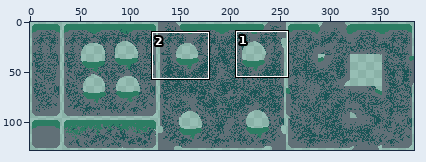
One commit to this sprite sheet: Art/Images/tilemap_1.png. The picture above shows the old version from afar; the outline marks the close-up.
Close-up. Before the commit:
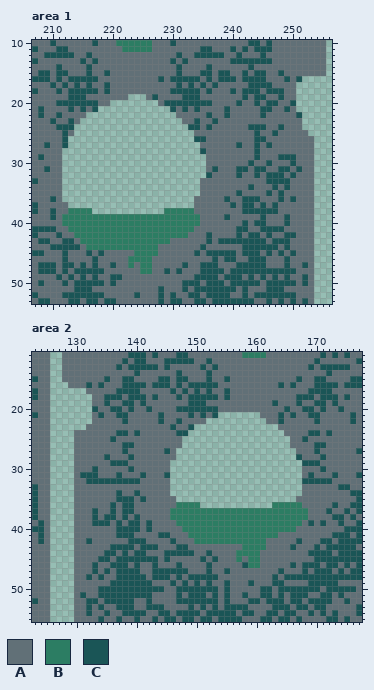
The file is 384x128 pixels. Shown: area 1: x 207..256, y 10..53; area 2: x 123..177, y 11..55. The commit also changed other parts of the picture, which this record leaves out.
Palette (. is transparent): A #617077  B #2c7d63  C #1a5556
Pixels before, area 1, first column x 207:
10 AAACAAAAAACAAABBBBBBAAACAAAAAAAAAAAACCACAAAAAAAAA
11 CAAACCAAAAAAAAABBBBBAAAAAAAACCAAACACACCCAAAAAAAAA
12 AACCCCCAACAAAAAAAAAAAAAACAACCCCCAACAAACAAAAAAAAAA
13 CAAAAAAACACAAAAAAAAAAAACACAAAAAAACCCCCCCAAAAAAAAA
14 AAAACAAAACAAAAAAAAAAAAAACAAAACAAAAAACAAAAAAAAAAAA
15 ACCACCAAACAACAAAAAAAAAAACAAACCACCAACACCAACAAAAAAA
16 CCCACACCCCCAAAAAAAAAACACCCCCACACCCACCCCAAACAC....
17 AAACACACACAACAAAAAAAAAAACACACACAAAAACCCCAAAA.....
18 CAAACACCCCCACAAAAAAAAAACCCCCACAAACACCCACCCAA.....
19 AAAAAACCCAAAAAAA...ACAAAACCCAAAAAAACACCAACAA.....
20 AAAACCCCCCCAA........ACCCCCCCCAAAACAACACCAAC.....
21 ACAAAACACAC............CACACAAAACAAAAACCAACA.....
22 ACAACAAAA...............AAAAACAACAAAAACAAAAAC....
23 AAACAACA.................AACAACAAAAAAAAAAAAAA....
24 AAAACCC...................CCACAAAAAACCCAACAAA....
25 AAAAACA....................AAAAAAAAAACAACAAAAA...
26 AAAAAC.....................CCAAAAAAAACCAAAAAAAA..
27 AACAAC......................AAAAAACAACACAAAAAAA..
28 AAAAA.......................CAAAAAAAACAAAAAAAAA..
29 ACAAA........................AAAAAAAACAAACCCAAA..
30 AAAAA........................AAAAAAACAACAAACAAA..
31 AACAA........................ACAAACCACCAACCACAA..
32 AAAAA........................CAAAACAACACCCACAAA..
33 CAAAA.......................AAAAAAAAAAACCCCAAAA..
34 AAAAA.......................AAAAAAAACAAACACAAAA..
35 AAAAA.......................AAAAAACAAAACACAAAAA..
36 AAACA......................AAAAACAACCCAAACACAAA..
37 CAAAAA.....................AAAAAACACCACACAAAAAA..
38 CAACAABBBB............BBBBBAAAAAAAACCCCCCAAAAAA..
39 AAACABBBBBBBBBBBBBBBBBBBBBBBAAAACAAAAACAAACAAAA..
40 AAAAABBBBBBBBBBBBBBBBBBBBBBBAAAAAAACACCAAACAAAA..
41 CCCCAABBBBBBBBBBBBBBBBBBBBBAAAAAAACCAACCCCAAAAA..
42 CAAACAABBBBBBBBBBBBBBBBBBBAAACAAAACACCACAACCAAA..
43 ACCAACCABBBBBBBBBBBBBBBAAAAAACACCCCCCCCACCCAAAA..
44 AAACCCCCABBBBBBBBBBBBAAAAAAACAAAAAACCCCCCACAAAA..
45 CCAAACAAACACAAAAABBBBAAAAAACACCCCCACCCACACACAAA..
46 AAAAACAAAACAAAAABBBBAAAAAAAAAACACCAACCCAAACAAAA..
47 ACCCACCACACAACAABABBAAAAACAACCCAAACCCCCAAACAACA..
48 ACCCACACCCCCAAAAAABBAACACAAACCCCACCCCCCCCCCCAAA..
49 AAAACACACACAACCAAAAAAAAAAAACCCCACCCACACACACAACA..
50 ACAAACACCCCCACAAAAAAAAAAACCCACCCACCCCCACCCCCACA..
51 AAAAAAACCCAAAAAAAAAAACAAACACCCCCCCACAAACCCAAAAA..
52 CAAAACCCCCCCAAAAACAAACACAACCACCCCAACACCCCCCCAAA..
53 ACCAAACCACCACCAAAAAAACACCAACCACCCCCCCAACACACACA..
Pixels before, area 2 (only the part around the change), first column x 123:
11 AAA..AAAAAAAAAAACCCACAAACCAAAAAAAAABBBBAAAAAAAAACACACAA
12 AAA..AAAAAAAAAACACCAAACCCCCAACAAAAAAAAAAAAAAAAACAAAAAAC
13 AAA..AAAAAAAAACACCCCCACAAAAACACAAAAAAAAAAAAAAACACCCCCAA
14 AAA..AAAAAAAAAAAACAAAAAACAAAACAAAAAAAAAAAAAAAAAAACAAAAA
15 CAA..AAAAAAACAACCAAAACCACCAAACAACAAAAAAAAAAACAACCAAAACC
16 AAA...AAACACAAACCCCACCCACACCCCCAAAAAAAAAACACAAACCCCACCC
17 CAA......AAAAACCCCAAAAACACACACAACAAAAAAAAAAAAACCCCAAAAA
18 CAA.......AACCCACCCACAAACACCCCCACAAAAAAAAAAACCCACCCACAA
19 AAA.......AACAACCACAAAAAAACCCAAAAAAAAAAACAAACAACCACAAAA
20 AAA.......CAACCACAACAAAACCCCCCCAAAAAAAAAAACAACCACAACAAA
21 CAA.......ACAACCAAAAACAAAACACAC.......AAACACAACCAAAAACA
22 AAA.......AAAAACAAAAACAACAAAA..........AACAAAAACAAAAACA
23 AAA......AAAAAAAAAAAAAACAAC..............AAAAAAAAAAAAAA
24 AAA....AAAAAAACCACAAAAAACC................AAAACCACAAAAA
25 AAA....AAAAAACAAAAAAAAAAA..................AACAAAAAAAAA
26 AAA....AAAAAAAACCAAAAAAAA..................AAAACCAAAAAA
27 AAA....AAAAAAAACAAAAAACA....................AAACAAAAAAC
28 AAA....AAAAACAAACAAAAAAA....................CAAACAAAAAA
29 AAA....AAAAAACCCAAAAAAA......................CCCAAAAAAA
30 AAA....AAACAAAAACAAAAAA......................AAACAAAAAA
31 AAA....ACCCAAACAAACAAAC......................ACAAACAAAC
32 AAA....AACCCCCCCCCAAAAA......................CCCCCAAAAA
33 CAA....AAAAAAAAAAAAAAAA......................AAAAAACCAA
34 CAA....AAAAAAACAACAAAAA......................AAAAAAAACC
35 CAA....AAAAAAACCCACAAAAA....................AAAAAAAAAAC
36 CAA....AAAAAACACCAAAAAAABBBB............BBBBBAAAAACAACC
37 CAA....AAACAACACCAAAAAABBBBBBBBBBBBBBBBBBBBBBBAAACAACAC
38 CAA....AAACACCACACAAAAABBBBBBBBBBBBBBBBBBBBBBBAAAACCACA
39 ACA....AAACCCACACCACAAAABBBBBBBBBBBBBBBBBBBBBACACAACAAC
40 CCA....AAAAAAACCCCACAAAAABBBBBBBBBBBBBBBBBBBAAAAAAAACCC
41 ACA....AAAAAAACCCAAAACCAAABBBBBBBBBBBBBBBAAAAAAAAACCCAC
42 ACA....AACAAAAAACCCAAAACAAABBBBBBBBBBBBAAAAACAAACCACCCC
43 AAA....AAAAAACCCCACCCAAACCAAAAAAAAABBBBAAAACAAACACCCCCA
44 AAA....AAAAACCACACCAAACCCCCAACAAAABBBBAAAAAAAACCCCACCCC
45 AAA....AAAACCACCCCCCCACAAAAACACAAABABBAAAAAAAAACCCCCCCC
46 AAA....AAACAACCCACAACAAACAAAACAAAAACBBAAAAACACCCACCACAC
47 AAA....AAACACACCCCAACCCCCCAAACAACAAAAAAAACAAACACCCACACC
48 AAA....AACACAACCCCCACCCACACCCCCAAAAAAAAACACCCCCCCCCCCCC
49 AAA....AAAAAACCCCCCCAAACACACACAACAAACAAACCAAAACCCCCAAAA
50 AAA....AAAACCCCCCCCCCCAACCCCCCCACAAAAACCACCCCCCCACCCCCA
51 AAA....ACAACCCCCCCCCAAAACACCCACACAACAACCACACCCAACCACAAA
52 CAA....AACCACCCCCAACAAAACCCCCCCACAAACCACCCACCACCCCAACAA
53 AAA....AACACAACCCAACCCAAAACACACACCCCAAAACCCACCACCAAAAAC
54 AAA....AACAACAACCCCAACCACCCCACCCCCACCAACCACCAACACACAAAC
New version:
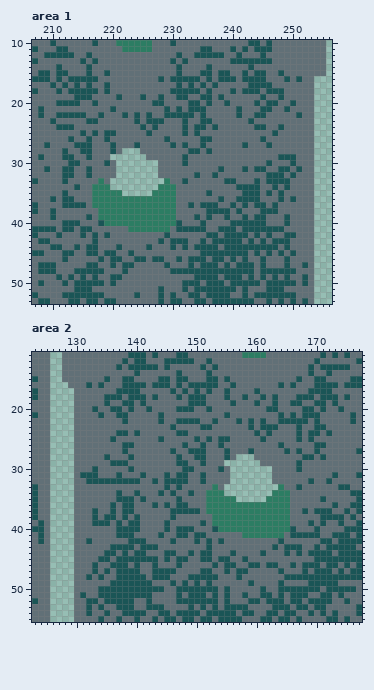
Difference:
Changed rows in their new state; - is an unchanged pixel.
Area 1:
first column x 212:
16 ----------------------------------------AA
17 ---------------------------------------AAA
18 ---------------------------------------AAA
19 -A--C----C-AAC-AC--C-AACC-C---A-A------AAA
20 ---AA---AAAAAAACCAAAA--A---C-A---------AAA
21 -A-A-AAACAAAAAAAACACAC-C---A-C---------AAA
22 CCCCAACAAACACACAACCCCC-CA--A-C--C-------AA
23 -A-ACCAAAAAACACCCAAAC-ACCA-----C--------AA
24 --AAAAAAAAAAACACAAAACA-CAC-----A--------AA
25 A-ACACACCAAAAACAAAAACAC---------A--------A
26 ACAACAACAAAAAAAAACAAAAA-C-------A---------
27 AACCCAAACAAACAAAAACACAAC-----AC-A---------
28 CAACCAAACA---AAAAAAAACCAC-------A---------
29 CCAACAAA------AAAAAACAAA--------A---------
30 ACCAAAACA-------AAAACAAA-------A----------
31 CCAACAAAA-------AAAAAAAA-AC--A------------
32 CCAACAAAA-------AAAAAACAAC---A--A---------
33 CAAAAABA---------BAACAA----CC---C---------
34 AACAABBB--------BBBAAAA------CC-C---------
35 CAAAABBBBB-----BBBBAAAA-C----ACCC---------
36 CCAAABBBBBBBBBBBBBBAAA----CA-C------------
37 CCCCABBBBBBBBBBBBBBAAC-CCC-----AC---------
38 -AAAAABBBBBBBBBBB--AAA--CCCC-CAAA---------
39 AAAACA-------------AAAC-C-----C-C---------
40 CCCAAAC------------CAAAC----CC-C----------
41 CCACCAAAAAA-------ACCCCC--CCCA-CC---------
42 --ACACACAAAAAAAAACAAA----C-CC-CA----------
43 AA-AACAAAAAAAAAACACCC--CAC----A-A---------
44 AA--CCAAACAAAACA--C-C-C-CC-CCC------------
45 -C---CACC--CAAAA------AC-----C-A----------
46 -----AC-CC-ACCACC--C-CCC--CA--CAA---------
47 AA-AC-----CC-AA--C--AC-----C----A---------
48 A---------C--AA--AC-CCC----C----A---------
Area 2:
first column x 130:
14 ---------------------------------------C---
15 -----------------------C-------------------
16 --------------------------C----------------
17 AA----------------------------C------------
18 AAA-------------------AA----C--C-C---------
19 AAA-----------------------C---C-----C------
20 AAA-----------------AA-A--------CC-A-------
21 AAA----------------A-A-AACAAAAA-------C----
22 AAA---------------CCC-ACAAACACAC---CCCC----
23 AA-----------------AACCAAAAAACACCC---C--CC-
24 -------------------AAAAAAAAAAACACAA--C-----
25 --------------C---AACACACCAAAAACAAAA-CAC---
26 ------------------CAACAACAAAAAAAAACA-------
27 ---------------ACAACCCAAACAAACAAAAACAC-----
28 -----------------CAACCAAACA---AAAAAAAACC---
29 ----------------ACCAACAAA------AAAAAACAAA--
30 ----------------AACCAAAACA-------AAAAC---A-
31 ----------------ACCAACAAAA-------AAAAA-A---
32 -------------C-CCCCAACAAAA-------AAAAAA-AA-
33 ---------------CACAAAAABA---------BAAC-----
34 --------------C-CAACAABBB--------BBBAA-----
35 -----------------CAAAABBBBB-----BBBBA----C-
36 -------------C-C-CCAAABBBBBBBBBBB---AA-----
37 ----------------CCCCCA--------------AAC-CC-
38 ----------------CAAAAAA-------------AAA--CC
39 ------------A--C-AAAACA-------------AA-----
40 ------------A--C-CCCAAAC------------C---C--
41 ---------------A-CCACCAAAAAA------B-CCCCC--
42 --------------------CACACAAAAAAA--C--A-----
43 -----------------AA---C-----AAAA-C-C-C-----
44 -----------------AA--C----CAAAAC---C-C-----
45 -----------------CC---CACC-ACAA------------
46 ----------------------AC-CC-ACC-CC---------
47 -----------------AA--C-----CC--------------
48 -----------------A---------C-----A---------
49 -------------------------A-------A---------
50 --------------------------------A----------
Where, in picture pixels (left, top, right, bottom), the same in both close-ups:
added: (296, 76, 314, 136)
changed: (62, 94, 260, 274)
changed: (146, 370, 332, 592)
added: (74, 388, 92, 430)
